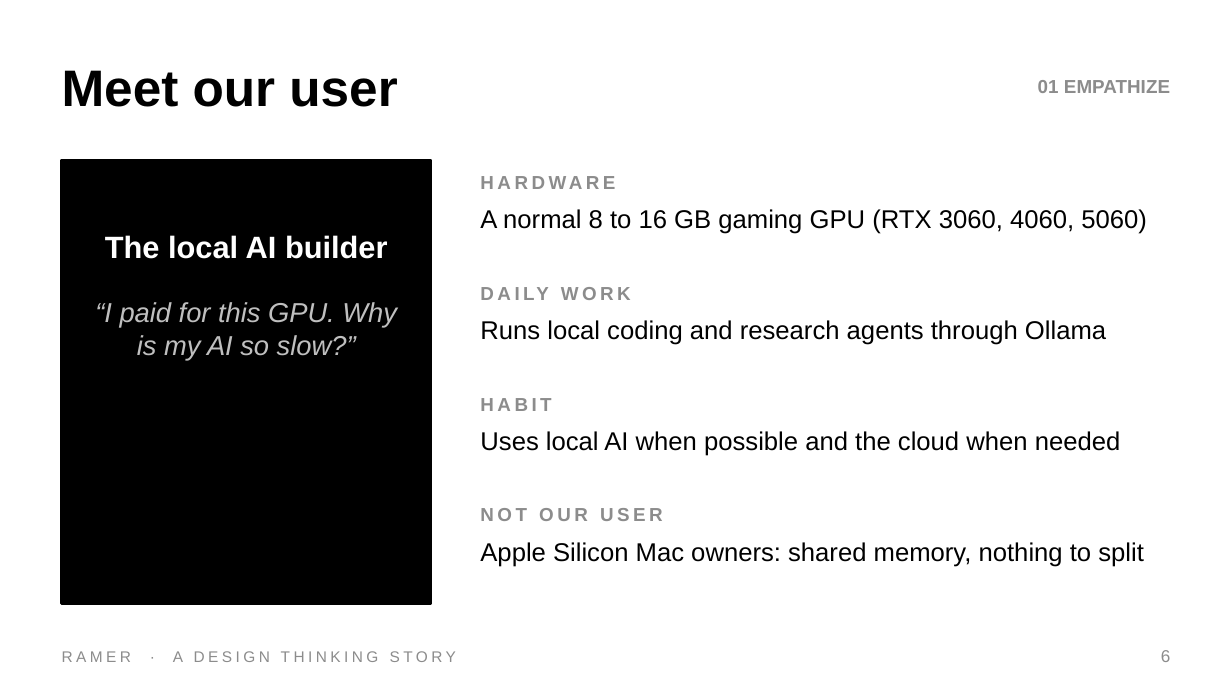
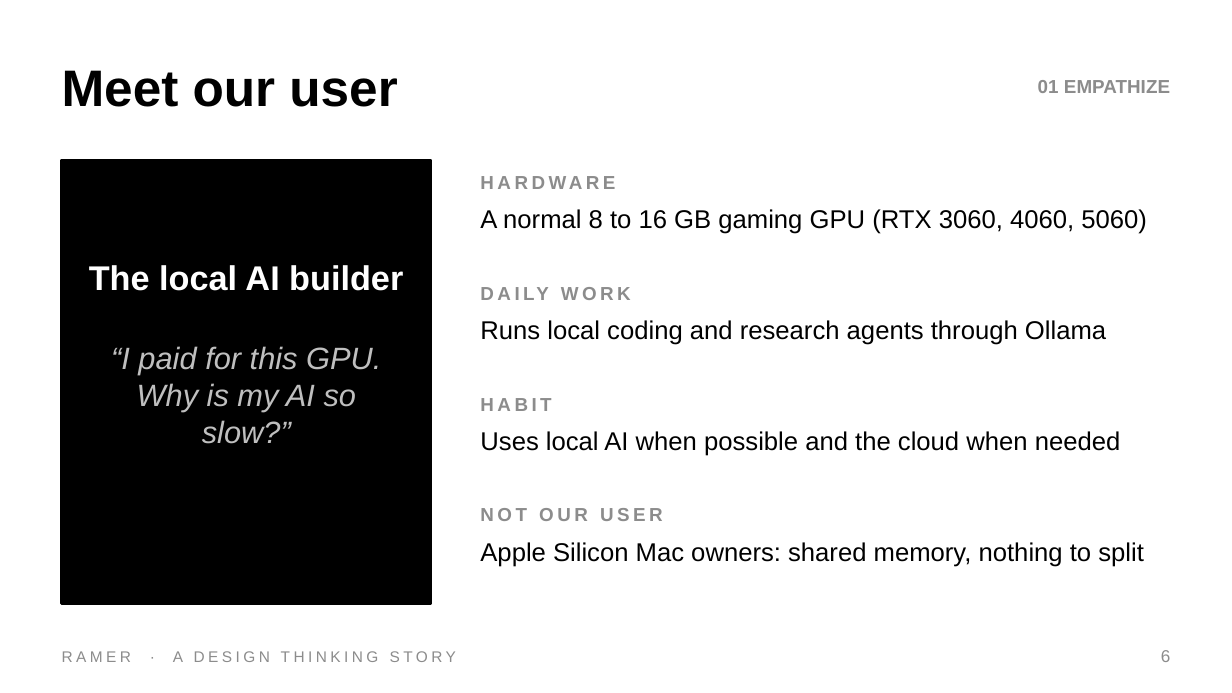
Before and after one commit to DrNeel11/tvarin, a slide deck: slide 6 of docs/Ramer_Design_Thinking.pptx. Drawn at 1232x693 pixels with LibreOffice and Linux fonts; fonts in the diff are those of the drawing. Boxes give left, top, right and bottom in pixels: in the first picture for what was removed or moved away, otherwise in the second. Text is boxed around its words. In the diff, an @@ line names an element or a change of style, - is before the commit and + after.

```diff
--- a/docs/Ramer_Design_Thinking.pptx
+++ b/docs/Ramer_Design_Thinking.pptx
@@ text "The local AI builder": place and size @@
-text "The local AI builder" at (105, 235, 388, 259)
+text "The local AI builder" at (89, 265, 403, 291)
@@ text "The local AI builder" at (89, 265, 403, 291): size 18 to 20 pt @@
@@ text "“I paid for this GPU. ...": place and size @@
-text "“I paid for this GPU. ..." at (95, 302, 397, 361)
+text "“I paid for this GPU. ..." at (111, 346, 381, 444)
@@ text "“I paid for this GPU. ..." at (111, 346, 381, 444): size 16 to 18 pt @@
```
Also in this commit, not shown: 10 other slides changed.
